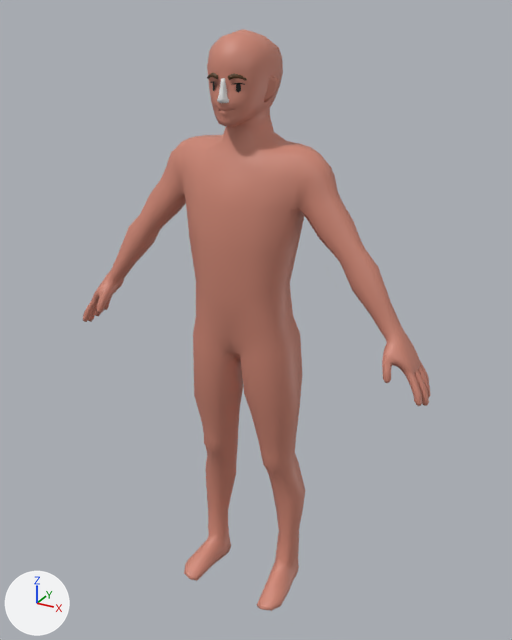
Renders of the FBX model Assets/test/base body.fbx from each side of a commit.
Before and after are seen from a 50 mm camera at (1.86, -3.24, 3.48) aimed at (0.04, 0.08, 1.82). Arrows for +X, +Y and +Z are at lower left; the lights stay in place. Where no turn or scale is listed for an object, it has been applied to the vertices.

Names of what the first picture shows: 'Base Body'.
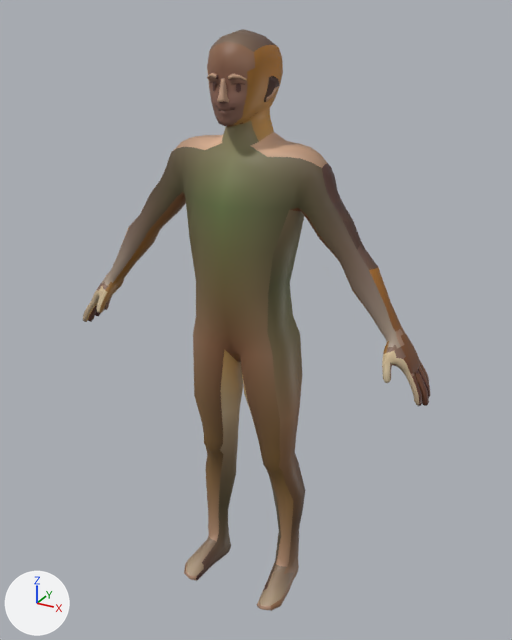
Changed parts and their boxes [x1, y1, x2, y2] in the pictures (512 x 640 px):
'Base Body', surface changed: [83, 29, 430, 611] in both

Edits to the bpy script that builds the scene:
```text
Add img_playertexture_png:
    img_playertexture_png = load_image('PlayerTexture.png', 'PlayerTexture.png', 4, 4, 'sRGB')
Change mat_skin:
    remove mat_skin.base_color = (0.627, 0.244, 0.177)  # brown #cf8775
    add mat_skin.texture = img_playertexture_png  # with its transparency
Change me_base_body_001:
    where me_base_body_001.from_pydata(...)  # 2014 vertices, 1970 faces; spans x -1.12..1.12, y -0.27..0.26, z 0.0..3.39
    used by ob_base_body; location = (0.0, 0.0, 0.0)
    me_base_body_001 part 1: texture (UV) coordinates of 1970 of 1970 faces, centred in x -1.12..1.12, y -0.26..0.25, z 0.0..3.37, changed; they spanned u -0.37..1.0, v -0.01..1.0 and now span u 0.0..0.92, v 0.0..1.0
```
